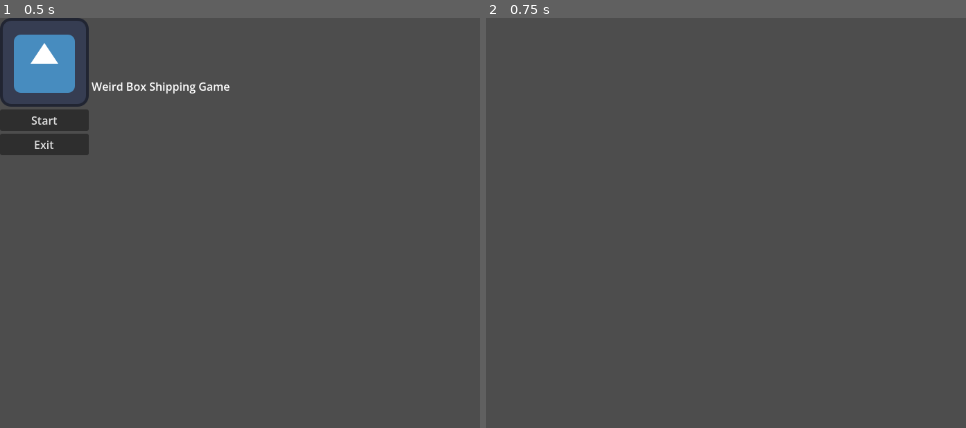
Above: before the commit, frames 1-2 (left to right).
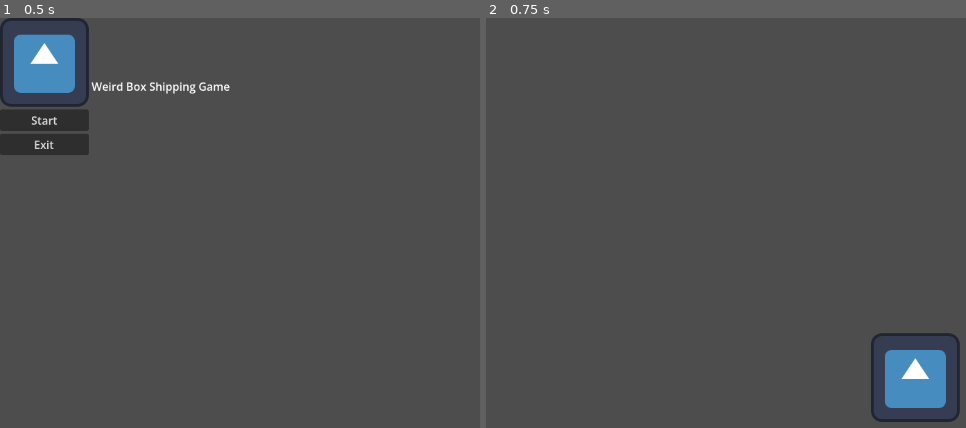
Above: after the commit, the same moments.

Repository: Komiyaki/KraferGameJam2026
Game: Godot game, scene res://scenes/main_menu.tscn
Same seed, same stepped clock (60 frames per second), same inputs: the game is played once before the commit and once after it. The engine's default icon, where the game draws it, is replaced by a stand-in: a white triangle on a blue panel in a dark square.
Inputs:
- Up to frame 1 (0.5 s): no input
- Up to frame 2 (0.75 s): click "Start" at 0.5 s

Frame 1 is identical in both runs. In frame 2, 2.3% of the frame differs, in the area x 80-99%, y 76-99%.

Commit message:
Main Scene init
added main scene with placeholder box and boundary colliders

Diff:
--- /dev/null
+++ b/box_controller.gd
@@ -0,0 +1,25 @@
+extends RigidBody2D
+
+var mouse_hovering: bool = false
+
+
+# Called when the node enters the scene tree for the first time.
+func _ready() -> void:
+    mouse_entered.connect(mouse_hover)
+    mouse_exited.connect(mouse_unhover)
+    input_event.connect(handle_input_event)
+
+func mouse_hover() -> void:
+    print("Mouse hovering")
+    mouse_hovering = true
+
+func mouse_unhover() -> void:
+    print("Mouse not hovering")
+    mouse_hovering = false
+
+func handle_input_event(_viewport: Node, event: InputEvent, _shape_idx: int) -> void:
+    print(event)
+
+# Called every frame. 'delta' is the elapsed time since the previous frame.
+func _process(delta: float) -> void:
+    pass
--- a/project.godot
+++ b/project.godot
@@ -15,6 +15,19 @@
 config/features=PackedStringArray("4.6", "GL Compatibility")
 config/icon="res://icon.svg"
 
+[input]
+
+ui_pause={
+"deadzone": 0.2,
+"events": [Object(InputEventKey,"resource_local_to_scene":false,"resource_name":"","device":-1,"window_id":0,"alt_pressed":false,"shift_pressed":false,"ctrl_pressed":false,"meta_pressed":false,"pressed":false,"keycode":0,"physical_keycode":4194305,"key_label":0,"unicode":0,"location":0,"echo":false,"script":null)
+]
+}
+left_click={
+"deadzone": 0.2,
+"events": [Object(InputEventMouseButton,"resource_local_to_scene":false,"resource_name":"","device":-1,"window_id":0,"alt_pressed":false,"shift_pressed":false,"ctrl_pressed":false,"meta_pressed":false,"button_mask":1,"position":Vector2(878, 15),"global_position":Vector2(894, 100),"factor":1.0,"button_index":1,"canceled":false,"pressed":true,"double_click":false,"script":null)
+]
+}
+
 [physics]
 
 3d/physics_engine="Jolt Physics"
--- a/scenes/game_scene.tscn
+++ b/scenes/game_scene.tscn
@@ -1,3 +1,53 @@
 [gd_scene format=3 uid="uid://0r8mvx7s55b3"]
 
+[ext_resource type="Script" uid="uid://cimeceb1e7ygd" path="res://box_controller.gd" id="1_onqr8"]
+[ext_resource type="Texture2D" uid="uid://b8lw7mxcee721" path="res://icon.svg" id="1_w5aja"]
+
+[sub_resource type="RectangleShape2D" id="RectangleShape2D_onqr8"]
+size = Vector2(128, 128)
+
+[sub_resource type="RectangleShape2D" id="RectangleShape2D_w5aja"]
+
 [node name="GameScene" type="Node2D" unique_id=565146969]
+
+[node name="Box" type="RigidBody2D" parent="." unique_id=694561342]
+position = Vector2(619, 519)
+input_pickable = true
+gravity_scale = 0.0
+script = ExtResource("1_onqr8")
+
+[node name="Sprite2D" type="Sprite2D" parent="Box" unique_id=529184597]
+texture = ExtResource("1_w5aja")
+
+[node name="CollisionShape2D" type="CollisionShape2D" parent="Box" unique_id=963275560]
+shape = SubResource("RectangleShape2D_onqr8")
+
+[node name="Board" type="Node2D" parent="." unique_id=633753644]
+
+[node name="UpperBound" type="StaticBody2D" parent="Board" unique_id=1439602802]
+position = Vector2(582, 318)
+scale = Vector2(60, 1)
+
+[node name="CollisionShape2D" type="CollisionShape2D" parent="Board/UpperBound" unique_id=1414036567]
+shape = SubResource("RectangleShape2D_w5aja")
+
+[node name="LowerBound" type="StaticBody2D" parent="Board" unique_id=1177250147]
+position = Vector2(573.00006, 657)
+scale = Vector2(60, 1)
+
+[node name="CollisionShape2D" type="CollisionShape2D" parent="Board/LowerBound" unique_id=1146539362]
+shape = SubResource("RectangleShape2D_w5aja")
+
+[node name="LeftBound" type="StaticBody2D" parent="Board" unique_id=1388876292]
+position = Vector2(-4, 484)
+scale = Vector2(1, 20)
+
+[node name="CollisionShape2D" type="CollisionShape2D" parent="Board/LeftBound" unique_id=1997925938]
+shape = SubResource("RectangleShape2D_w5aja")
+
+[node name="RightBound" type="StaticBody2D" parent="Board" unique_id=1449378687]
+position = Vector2(1158, 492)
+scale = Vector2(1, 20)
+
+[node name="CollisionShape2D" type="CollisionShape2D" parent="Board/RightBound" unique_id=2043569055]
+shape = SubResource("RectangleShape2D_w5aja")
Not shown, added: box_controller.gd.uid
